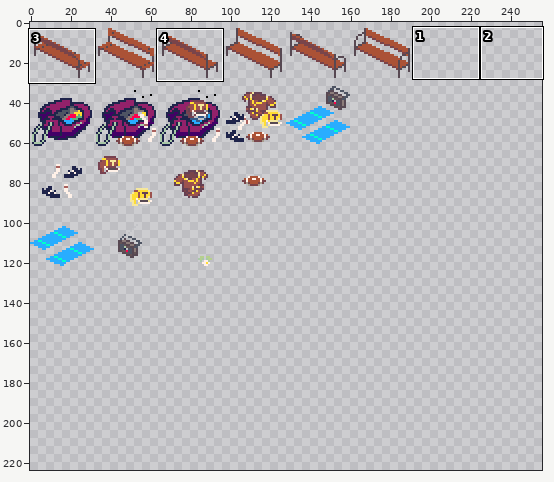
Two versions of one sprite sheet, assets/images/aseprite/TookieSheet.png. The first picture is a wide view before the edit; the outline marks the close-up.
Close-up. First the earlier version:
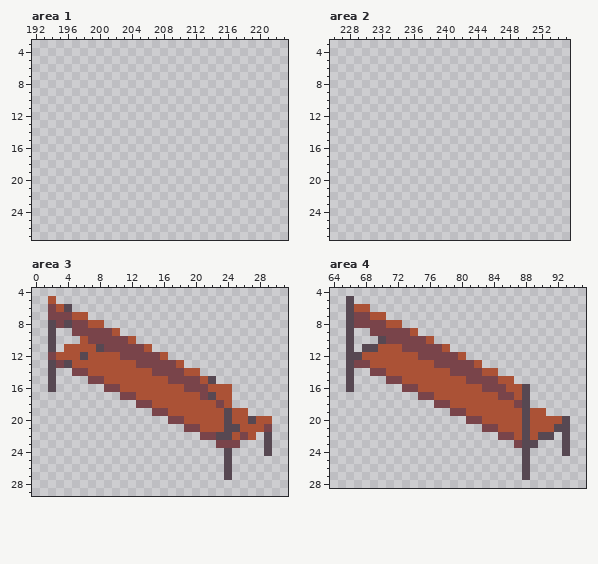
The file is 256x256 pixels. Colours within 5 levels of each other are drawn and written as one. Shown: area 1: x 192..223, y 3..27; area 2: x 226..255, y 3..27; area 3: x 0..31, y 4..29; area 4: x 64..95, y 4..28. The wide view leaves out empty margins. The commit also changed other parts of the picture, which this record leaves out.
Once edited:
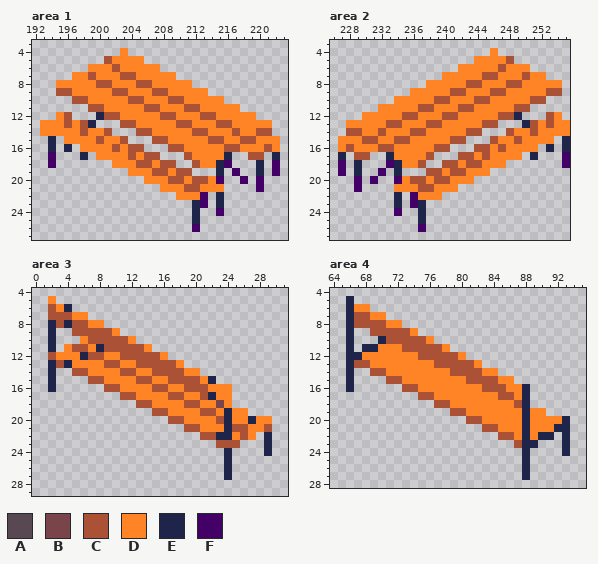
Palette (. is transparent): A #574852  B #79444a  C #ab5236  D #ff8426  E #1f244b  F #430067
Change:
--- area 1
@@ x 192..223 @@
  3 ................................
- 4 ................................
- 5 ................................
- 6 ................................
- 7 ................................
- 8 ................................
- 9 ................................
-10 ................................
-11 ................................
-12 ................................
-13 ................................
-14 ................................
-15 ................................
-16 ................................
-17 ................................
-18 ................................
-19 ................................
-20 ................................
-21 ................................
-22 ................................
-23 ................................
-24 ................................
-25 ................................
-26 ................................
+ 4 ...........D....................
+ 5 .........CDDDD..................
+ 6 .......DDDCDDDDD................
+ 7 .....DDCDDDCCDDDDD..............
+ 8 ...DDDDDCCDDDCCDDDDD............
+ 9 ...CCDDDDDCCDDDCCDDDDD..........
+10 .....CCDDDDDCCDDDCCDDDDD........
+11 .......CCDDDDDCCDDDCCDDDDD......
+12 ...DC...ECCDDDDDCCDDDCCDDDDD....
+13 .DDDCDCE...CCDDDDDCCDDDCCDDDDD..
+14 .DDDDDCDDC...CCDDDDDCCDDDCDDCC..
+15 ..E.DDDDCDDC...CCDDDDDCCDDCCDDD.
+16 ..E.E.DDDDCDCC...CCDDDDDCCDDDCD.
+17 ..F...E.DDDDCDCC...CDDDDE..CC.E.
+18 ..F.......DDDCCDCC..CDDEF...E.F.
+19 ............DDDCCDCC...E.F..E.F.
+20 ..............DDDCCDCCDF..F.F...
+21 ................DDDCCDDD....F...
+22 ..................DDDF.E........
+23 ....................EF.E........
+24 ....................E..F........
+25 ....................E...........
+26 ....................F...........
 27 ................................
--- area 2
@@ x 226..255 @@
  3 ..............................
- 4 ..............................
- 5 ..............................
- 6 ..............................
- 7 ..............................
- 8 ..............................
- 9 ..............................
-10 ..............................
-11 ..............................
-12 ..............................
-13 ..............................
-14 ..............................
-15 ..............................
-16 ..............................
-17 ..............................
-18 ..............................
-19 ..............................
-20 ..............................
-21 ..............................
-22 ..............................
-23 ..............................
-24 ..............................
-25 ..............................
-26 ..............................
+ 4 ....................D.........
+ 5 ..................DDDDC.......
+ 6 ................DDDDDCDDD.....
+ 7 ..............DDDDDCCDDDCDD...
+ 8 ............DDDDDCCDDDCCDDDDD.
+ 9 ..........DDDDDCCDDDCCDDDDDCC.
+10 ........DDDDDCCDDDCCDDDDDCC...
+11 ......DDDDDCCDDDCCDDDDDCC.....
+12 ....DDDDDCCDDDCCDDDDDCCE...CD.
+13 ..DDDDDCCDDDCCDDDDDCC...ECDCDD
+14 ..CCDDCDDDCCDDDDDCC...CDDCDDDD
+15 .DDDCCDDCCDDDDDCC...CDDCDDDD.E
+16 .DCDDDCCDDDDDCC...CCDCDDDD.E.E
+17 .E.CC..EDDDDC...CCDCDDDD.E...F
+18 .F.E...FEDDC..CCDCCDDD.......F
+19 .F.E..F.E...CCDCCDDD..........
+20 ...F.F..FDCCDCCDDD............
+21 ...F....DDDCCDDD..............
+22 ........E.FDDD................
+23 ........E.FE..................
+24 ........F..E..................
+25 ...........E..................
+26 ...........F..................
 27 ..............................
--- area 3
@@ x 0..31 @@
  4 ................................
- 5 ..C.............................
- 6 ..BCA...........................
- 7 ..BBBCC.........................
- 8 ..ABABBCC.......................
- 9 ..A..BBBBBC.....................
-10 ..A...CBBBBBC...................
-11 ..A.CCCCABBBBBC.................
-12 ..BCCCACCCCBBBBBC...............
-13 ..ABACCCCCCCCBBBBBC.............
-14 ..A..BBCCCCCCCCBBBBCC...........
-15 ..A....BBCCCCCCCCBBBBCA.........
-16 ..A......BBCCCCCCCCBBBCCC.......
-17 ...........BBCCCCCCCCBACC.......
-18 .............BBCCCCCCCCBC.......
-19 ...............BBCCCCCCCACC.....
-20 .................BBCCCCCACCACC..
-21 ...................BBCCCAACCCB..
-22 .....................BBAACBC.A..
-23 .......................BBB...A..
-24 ........................A....A..
-25 ........................A.......
-26 ........................A.......
-27 ........................A.......
+ 5 ..D.............................
+ 6 ..CDE...........................
+ 7 ..CCCDD.........................
+ 8 ..ECECCDD.......................
+ 9 ..E..CCCCCD.....................
+10 ..E...DCCCCCD...................
+11 ..E.DCCDECCCCCD.................
+12 ..CDDDECCDDCCCCCD...............
+13 ..ECEDDDDCCDDCCCCCD.............
+14 ..E..CCDDDDCCDDCCCCDD...........
+15 ..E....CCDDDDCCDDCCCCDE.........
+16 ..E......CCDDDDCCDDCCCDDD.......
+17 ...........CCDDDDCCDDCEDD.......
+18 .............CCDDDDCCDDBD.......
+19 ...............CCDDDDCCDEDD.....
+20 .................CCDDDDCEDDEDD..
+21 ...................CCDDDECCDDC..
+22 .....................CCEEDCD.E..
+23 .......................CCC...E..
+24 ........................E....E..
+25 ........................E.......
+26 ........................E.......
+27 ........................E.......
 28 ................................
--- area 4
@@ x 64..95 @@
  4 ................................
- 5 ..A.............................
- 6 ..ACC...........................
- 7 ..ABBCC.........................
- 8 ..ABBBBCC.......................
- 9 ..A..BBBBBC.....................
-10 ..A...ABBBBBC...................
-11 ..A.AACCCBBBBBC.................
-12 ..AACCCCCCCBBBBBC...............
-13 ..ABBCCCCCCCCBBBBBC.............
-14 ..A..BBCCCCCCCCBBBBCC...........
-15 ..A....BBCCCCCCCCBBBBCC.........
-16 ..A......BBCCCCCCCCBBBCCA.......
-17 ...........BBCCCCCCCCBBCA.......
-18 .............BBCCCCCCCCBA.......
-19 ...............BBCCCCCCCACC.....
-20 .................BBCCCCCACCCCA..
-21 ...................BBCCCACCCAA..
-22 .....................BBCACAA.A..
-23 .......................BAA...A..
-24 ........................A....A..
-25 ........................A.......
-26 ........................A.......
-27 ........................A.......
+ 5 ..E.............................
+ 6 ..EDD...........................
+ 7 ..ECCDD.........................
+ 8 ..ECCCCDD.......................
+ 9 ..E..CCCCCD.....................
+10 ..E...ECCCCCD...................
+11 ..E.EEDDDCCCCCD.................
+12 ..EEDDDDDDDCCCCCD...............
+13 ..ECCDDDDDDDDCCCCCD.............
+14 ..E..CCDDDDDDDDCCCCDD...........
+15 ..E....CCDDDDDDDDCCCCDD.........
+16 ..E......CCDDDDDDDDCCCDDE.......
+17 ...........CCDDDDDDDDCCDE.......
+18 .............CCDDDDDDDDCE.......
+19 ...............CCDDDDDDDEDD.....
+20 .................CCDDDDDEDDDDE..
+21 ...................CCDDDEDDDEE..
+22 .....................CCDEDEE.E..
+23 .......................CEE...E..
+24 ........................E....E..
+25 ........................E.......
+26 ........................E.......
+27 ........................E.......
 28 ................................
